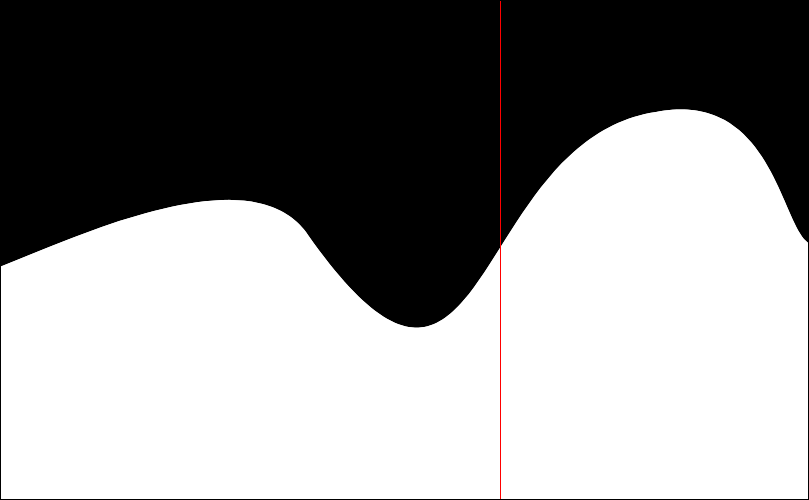
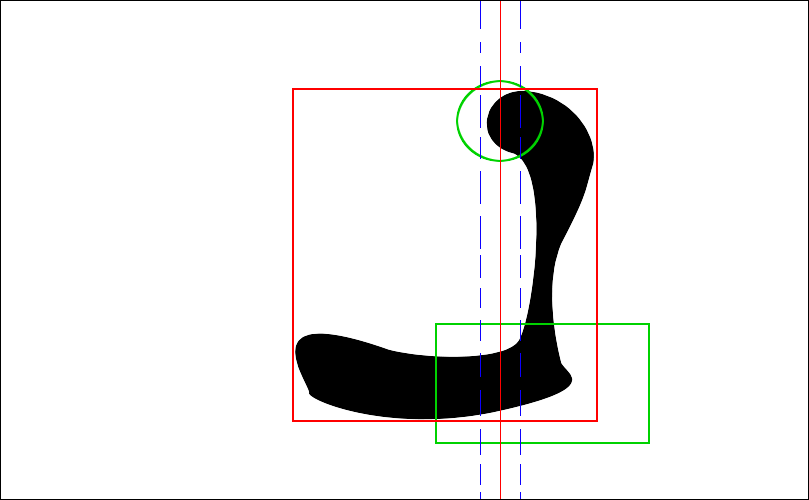
Layered file, before and after one edit (809x500). Changes by layer:
showed "Margin" over (480, 1, 521, 499)
added layer "box" above "markering" over (292, 88, 598, 422)
added layer "markering" above "complicated blob" over (435, 80, 650, 444)
added layer "complicated blob" above "sky" over (295, 90, 594, 420)
hid "sky" over (1, 1, 808, 328)
